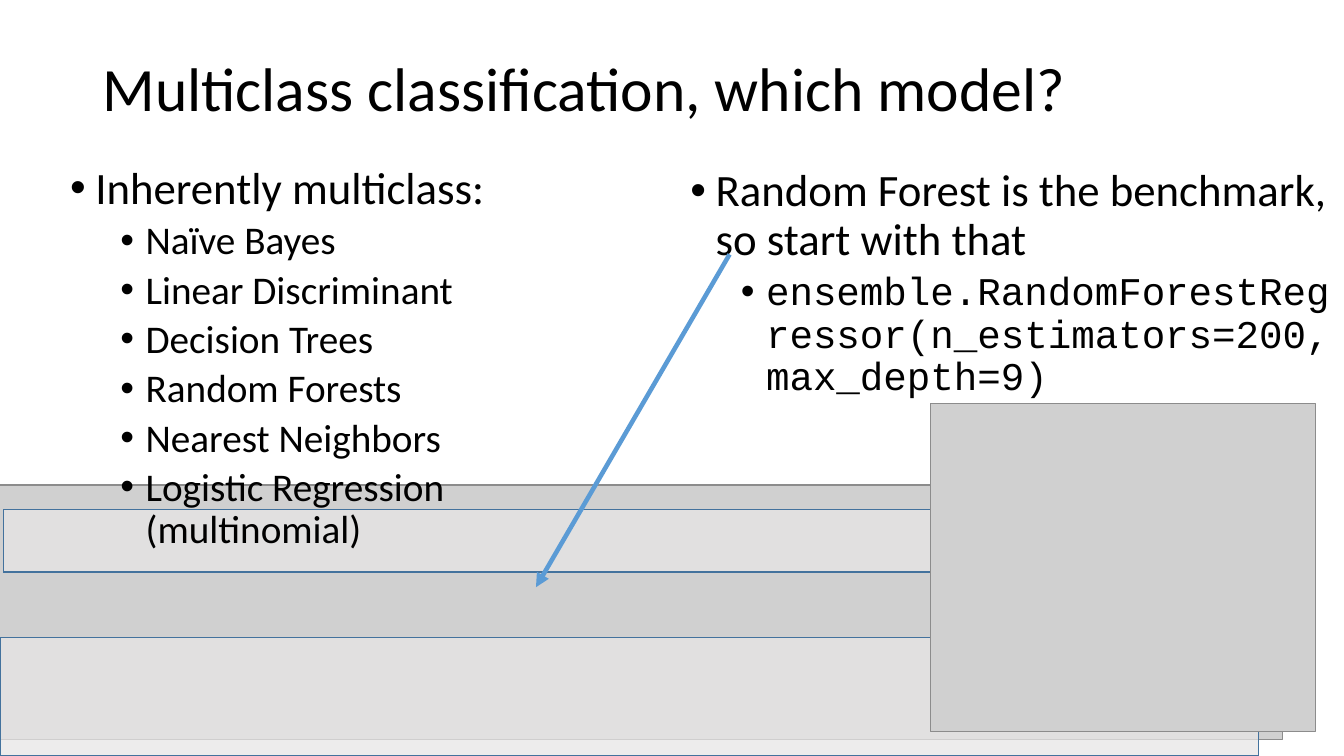
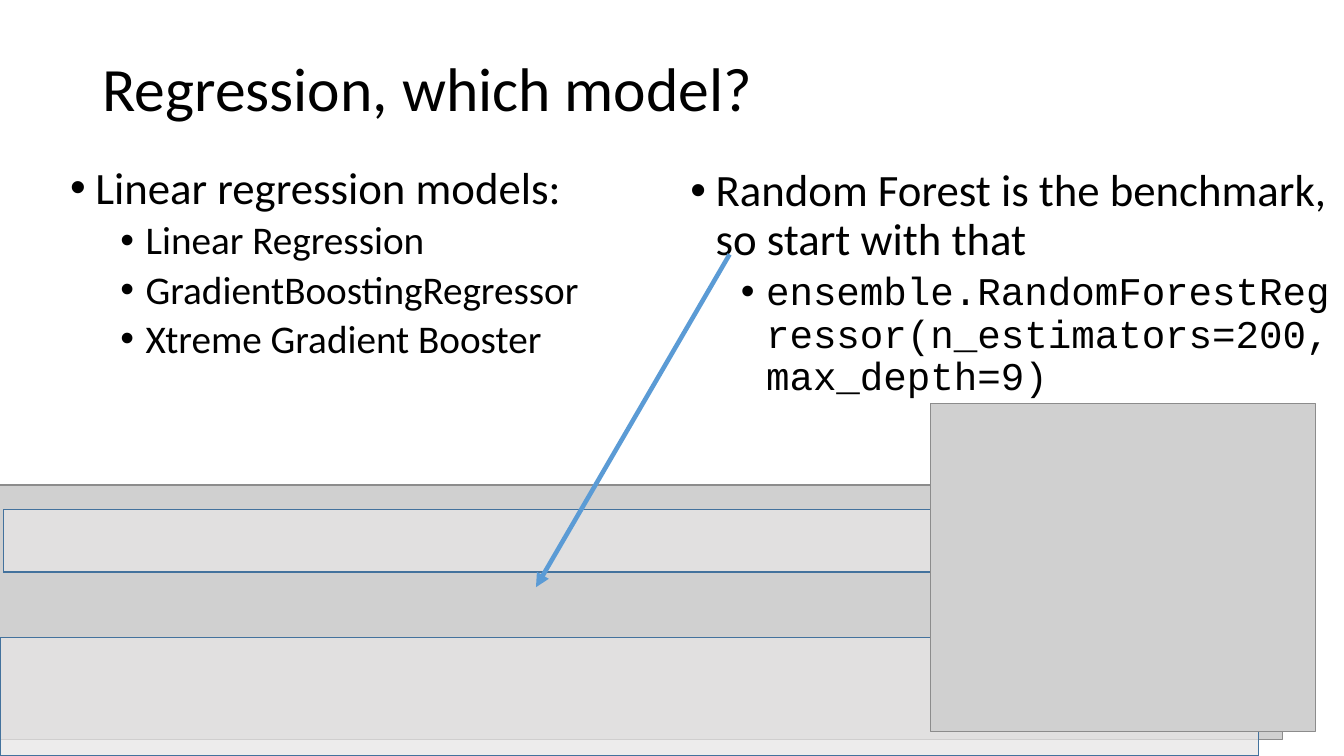
Before and after one commit to bchaplin1/hazard, a slide deck: slide 8 of slides/Hazard Prediction.pptx. Drawn at 1344x756 pixels with LibreOffice and Linux fonts; fonts in the diff are those of the drawing; grey boxes stand for pictures. Boxes give left, top, right and bottom in pixels: in the first picture for what was removed or moved away, otherwise in the second. Text is boxed around its words. In the diff, an @@ line names an element or a change of style, - is before the commit and + after.

Commit message:
final presentation

```diff
--- a/slides/Hazard Prediction.pptx
+++ b/slides/Hazard Prediction.pptx
@@ title at (102, 68, 752, 122): text changed @@
-Multiclass classification, which model?
+Regression, which model?
@@ text at (95, 173, 579, 354): text changed @@
-• Inherently multiclass:
-  • Naïve Bayes
-  • Linear Discriminant
-  • Decision Trees
-  • Random Forests
-  • Nearest Neighbors
-  • Logistic Regression (multinomial)
+• Linear regression models:
+  • Linear Regression
+  • GradientBoostingRegressor
+  • Xtreme Gradient Booster
```
Also in this commit, not shown: 2 other slides changed, 7 slides added, 42 other files.
